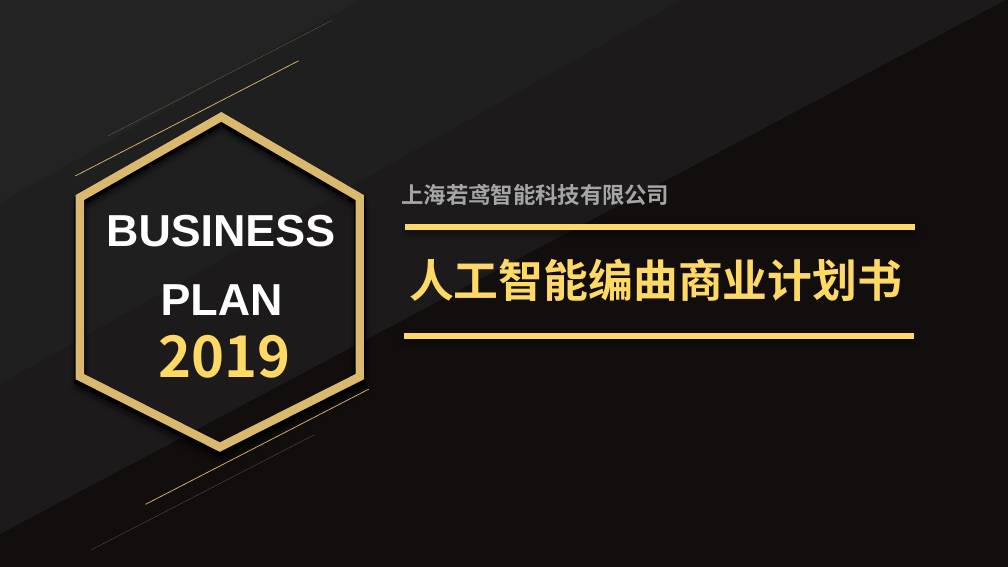
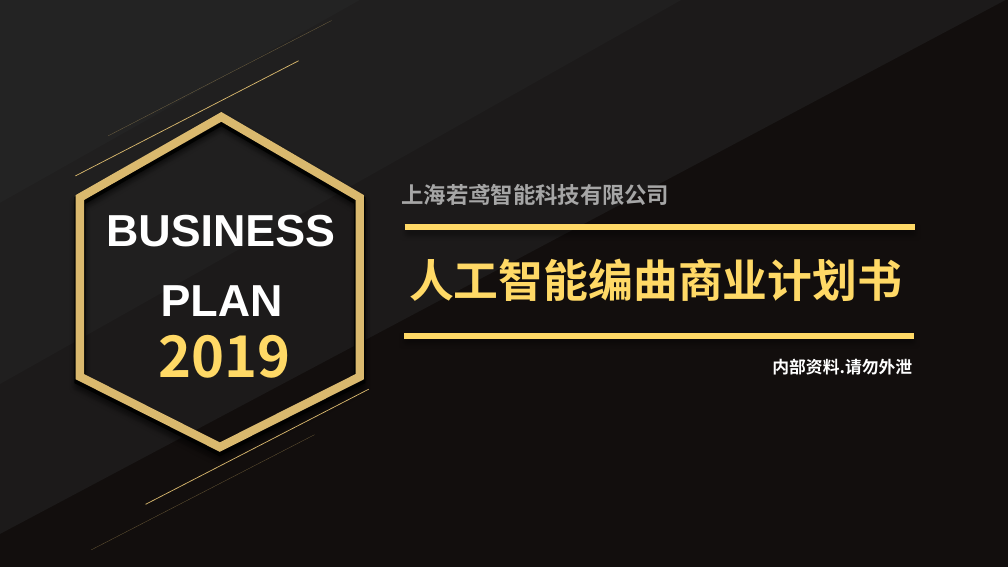
Before and after one commit to Reed942/Ai-Music, a slide deck: slide 1 of Documents/产品文档/产品需求文档/人工智能编曲.pptx. Drawn at 1008x567 pixels with LibreOffice and Linux fonts; fonts in the diff are those of the drawing. Boxes give left, top, right and bottom in pixels: in the first picture for what was removed or moved away, otherwise in the second. Text is boxed around its words. In the diff, an @@ line names an element or a change of style, - is before the commit and + after.

```diff
--- a/Documents/产品文档/产品需求文档/人工智能编曲.pptx
+++ b/Documents/产品文档/产品需求文档/人工智能编曲.pptx
@@ text added at [772, 358, 912, 375], 12 pt, text #FFFFFF, bold @@
+内部资料.请勿外泄
```
Also in this commit, not shown: 8 other slides changed, 1 slide added.
